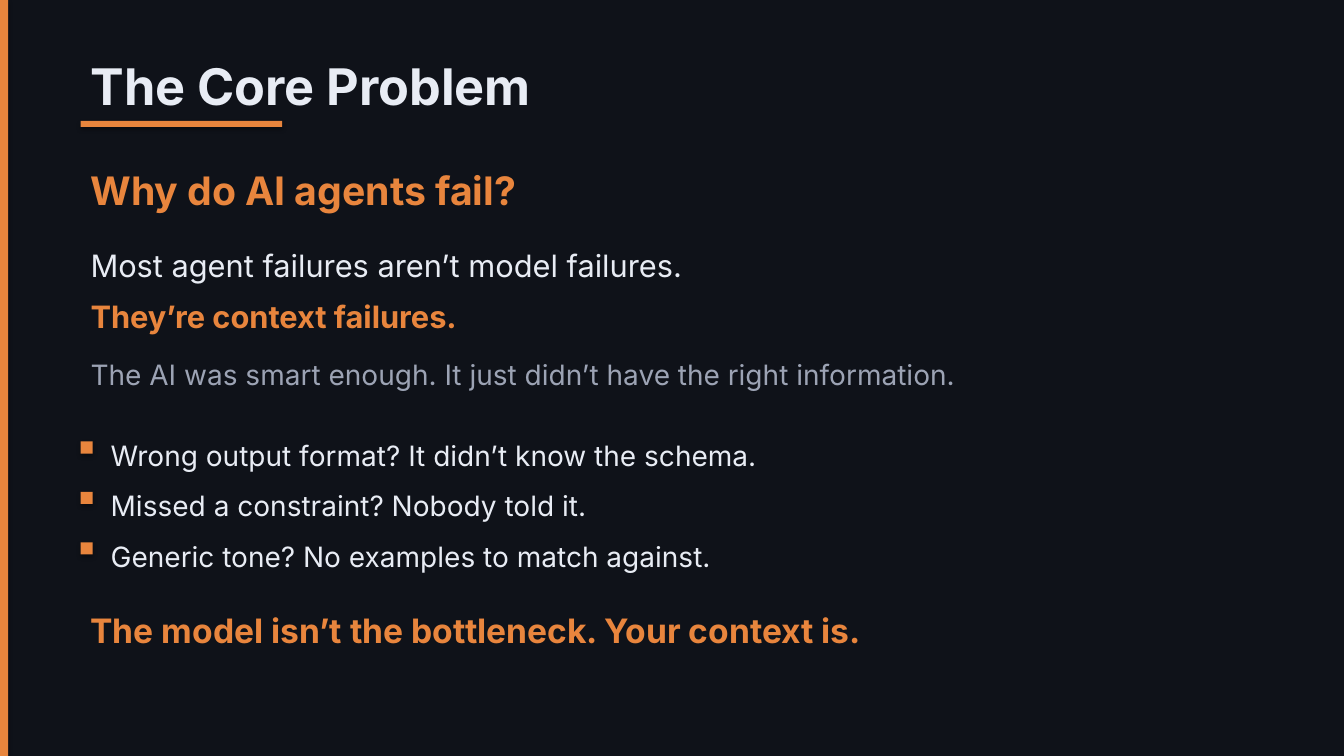
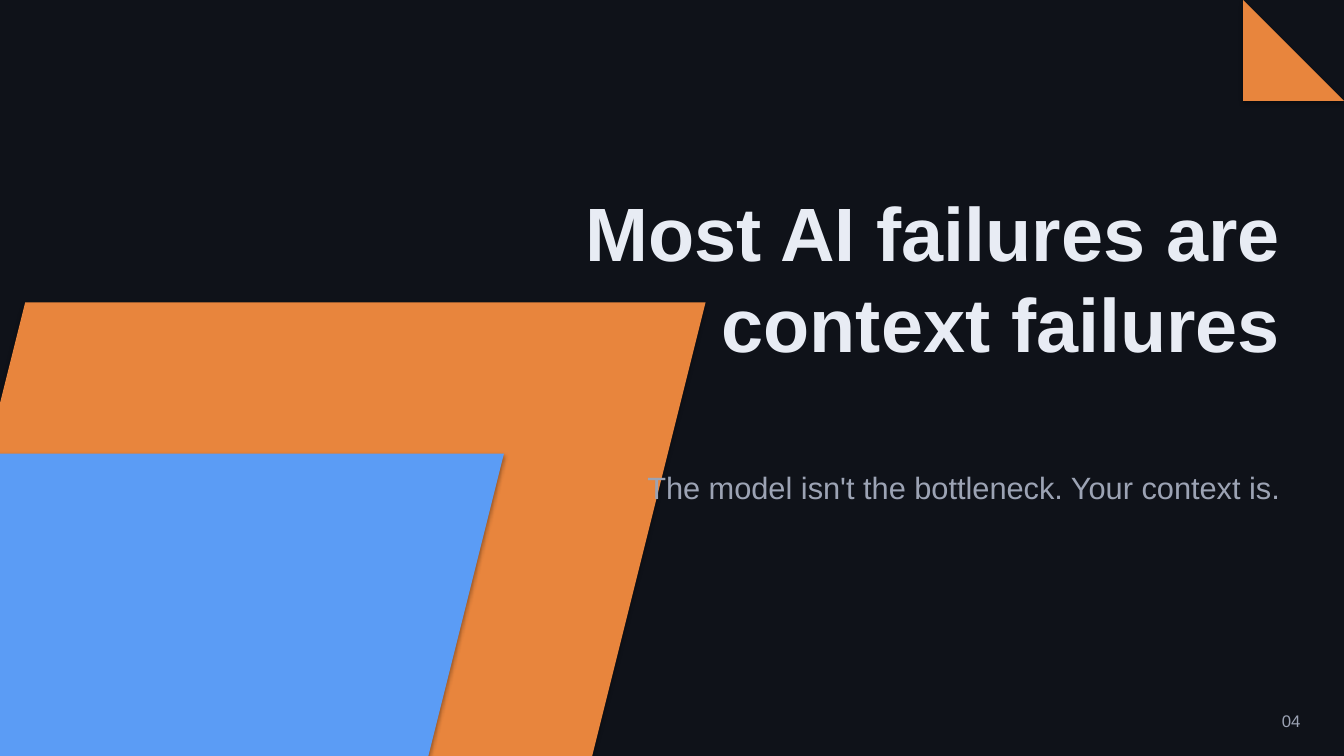
Before and after one commit to nickyeager/tucson-claude-code-meetup, a slide deck: slide 4 of slides/session-2-context-engineering.pptx. Drawn at 1344x756 pixels with LibreOffice and Linux fonts; fonts in the diff are those of the drawing. Boxes give left, top, right and bottom in pixels: in the first picture for what was removed or moved away, otherwise in the second. Text is boxed around its words. In the diff, an @@ line names an element or a change of style, - is before the commit and + after.

```diff
--- a/slides/session-2-context-engineering.pptx
+++ b/slides/session-2-context-engineering.pptx
@@ rectangle removed at [0, 0, 8, 756] @@
@@ right triangle added at [1243, 0, 1344, 101], fill #E8853D @@
@@ text removed at [91, 68, 531, 106] @@
-The Core Problem
@@ rectangle removed at [81, 121, 282, 127] @@
@@ text removed at [91, 175, 516, 213] @@
-Why do AI agents fail?
@@ text added at [586, 206, 1280, 353], 54 pt, text #E8ECF4, bold @@
+Most AI failures are context failures
@@ text removed at [91, 253, 682, 284] @@
-Most agent failures aren’t model failures.
@@ parallelogram added at [0, 302, 706, 756], fill #E8853D @@
@@ text removed at [91, 304, 457, 334] @@
-They’re context failures.
@@ text removed at [91, 363, 954, 391] @@
-The AI was smart enough. It just didn’t have the right information.
@@ rectangle removed at [81, 442, 93, 454] @@
@@ text removed at [111, 444, 756, 472] @@
-Wrong output format? It didn’t know the schema.
@@ parallelogram added at [0, 454, 504, 756], fill #5B9CF5 @@
@@ text at [647, 475, 1280, 505]: text changed; size 24 to 22 pt; font Inter to Arial; text colour #E8853D to #9CA3B4; bold off @@
-The model isn’t the bottleneck. Your context is.
+The model isn't the bottleneck. Your context is.
@@ rectangle removed at [81, 492, 93, 504] @@
@@ text removed at [111, 495, 586, 522] @@
-Missed a constraint? Nobody told it.
@@ rectangle removed at [81, 542, 93, 555] @@
@@ text removed at [111, 546, 710, 573] @@
-Generic tone? No examples to match against.
@@ text added at [1282, 715, 1301, 727], 12 pt, text #9CA3B4 @@
+04
```
Also in this commit, not shown: 17 other slides changed, 4 slides added, 4 slides removed, 4 other files.
